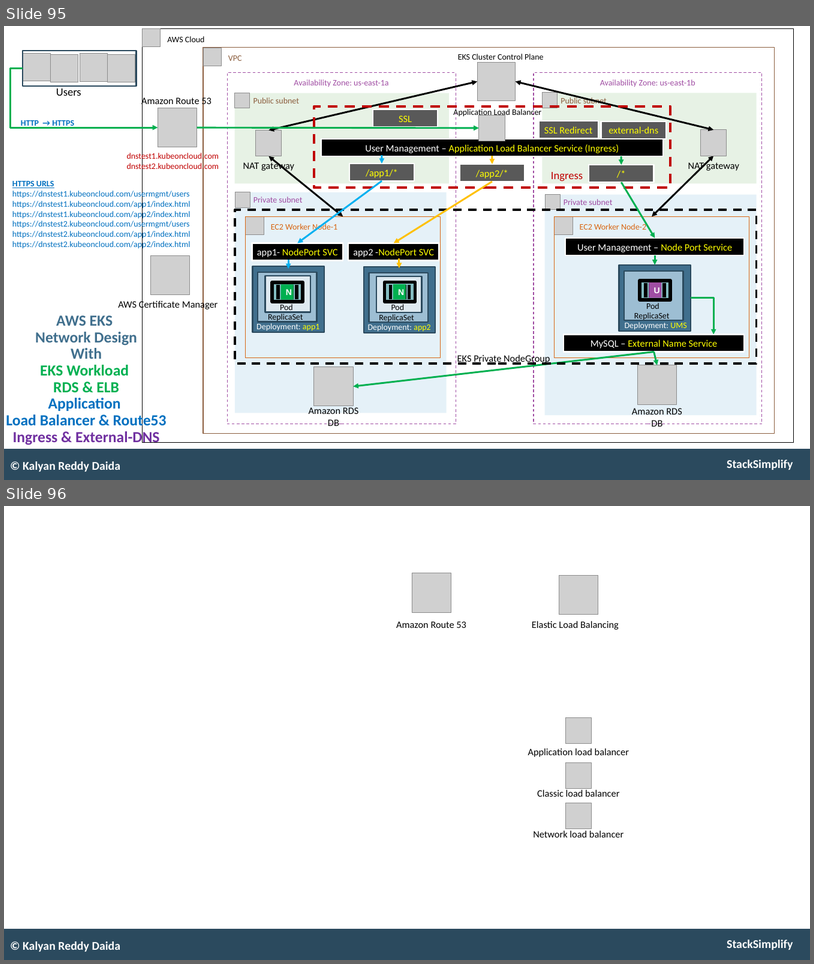
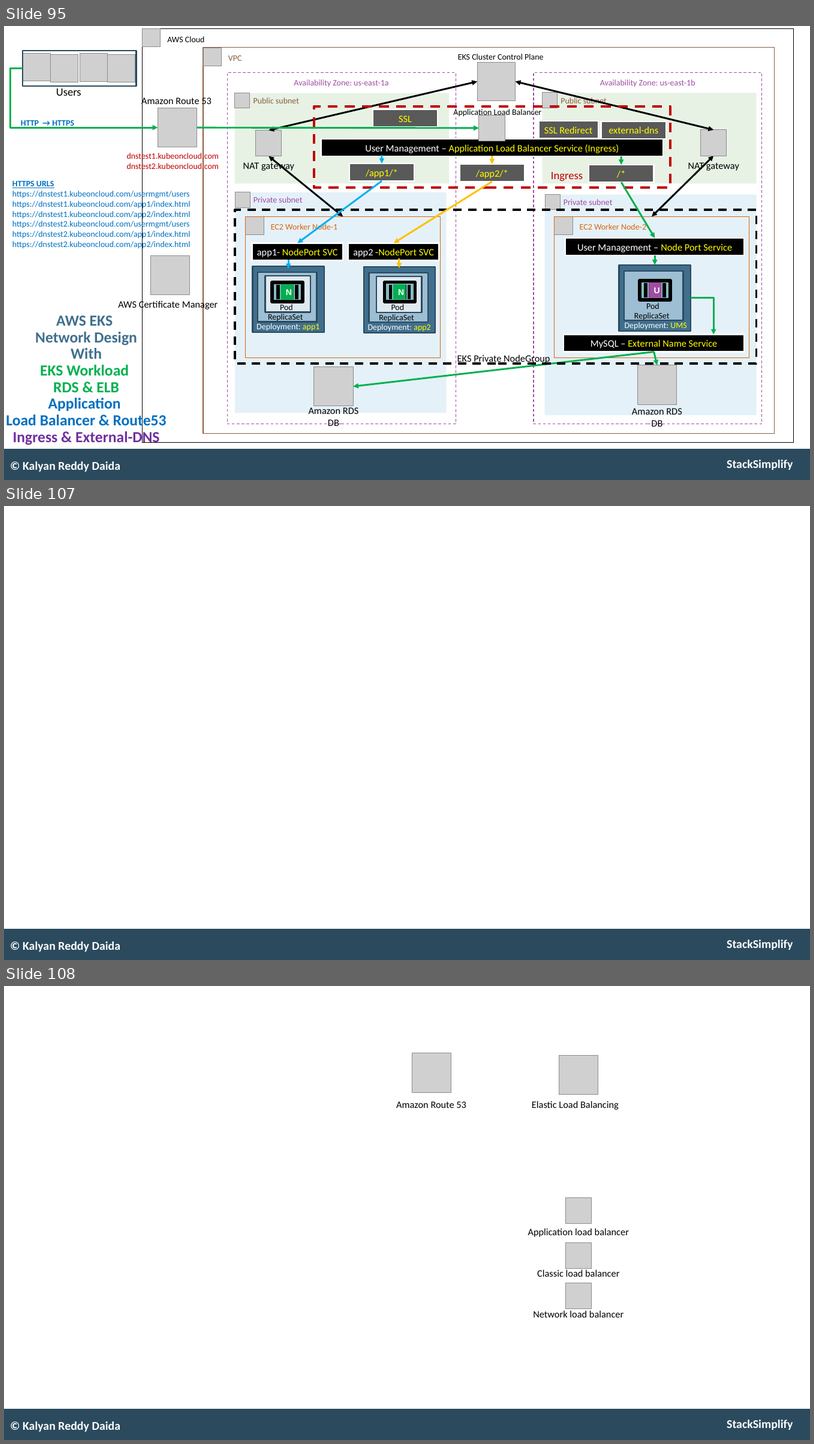
Before and after one commit to talvionyx/aws-eks-kubernetes-masterclass, a slide deck: presentation/AWS-Fargate-and-EKS-Masterclass.pptx. Shown one above the other, each under a label of ours: slides 95 and 96 before the commit, slides 95, 107 and 108 after it; the slides between them are not shown. The pictures are 814x964 and 814x1444 pixels, drawn with LibreOffice and Linux fonts; fonts in the diff are those of the drawing; grey boxes stand for pictures. Boxes give left, top, right and bottom in pixels: in the first picture for what was removed or moved away, otherwise in the second. Text is boxed around its words. In the diff, an @@ line names an element or a change of style, - is before the commit and + after.

```diff
--- a/presentation/AWS-Fargate-and-EKS-Masterclass.pptx
+++ b/presentation/AWS-Fargate-and-EKS-Masterclass.pptx
@@ slide 107 added at (x1=4, y1=506, x2=810, y2=960), background #FFFFFF; not listed: 2 template elements that a slide beside it also shows @@
@@ text added at (x1=23, y1=941, x2=121, y2=951), 17 pt, text #FFFFFF, bold @@
+© Kalyan Reddy Daida
@@ what was slide 96 is now slide 108 @@
```
Also in this commit, not shown: 1 slide changed, 11 other slides added, 30 other files.
